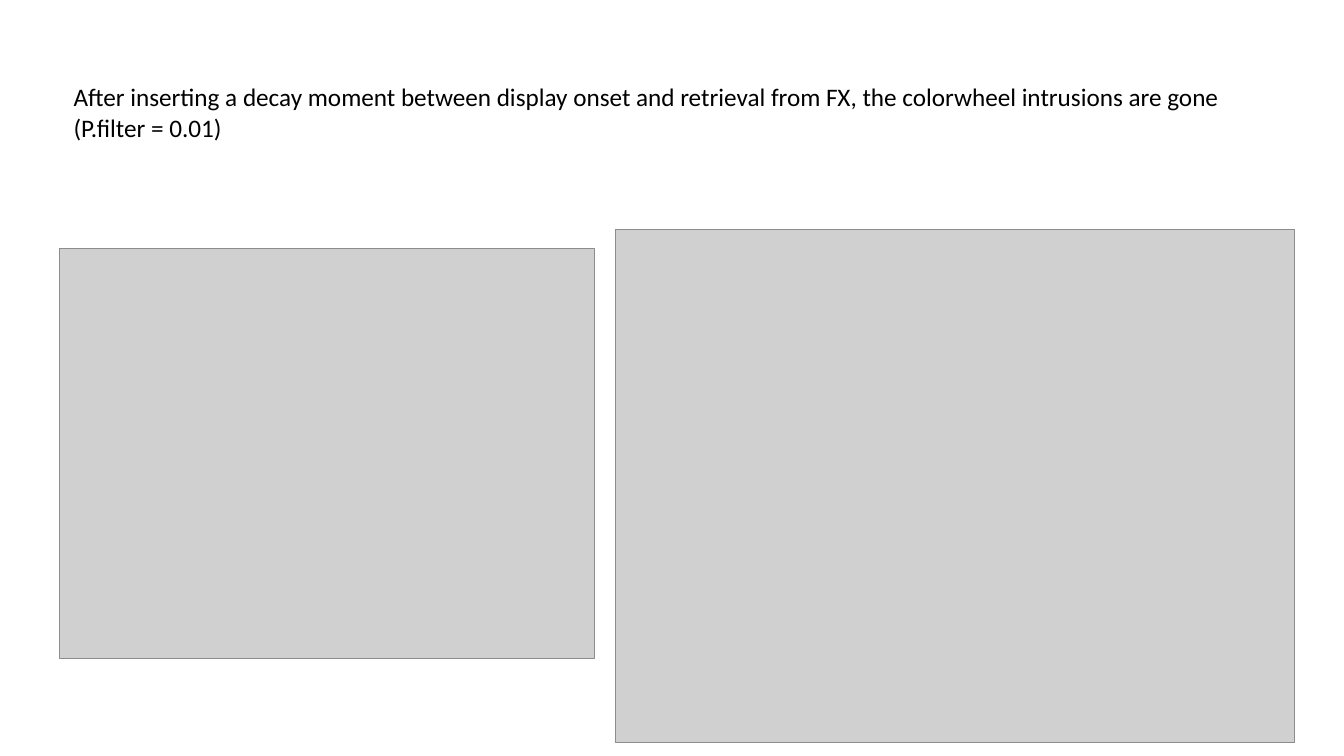
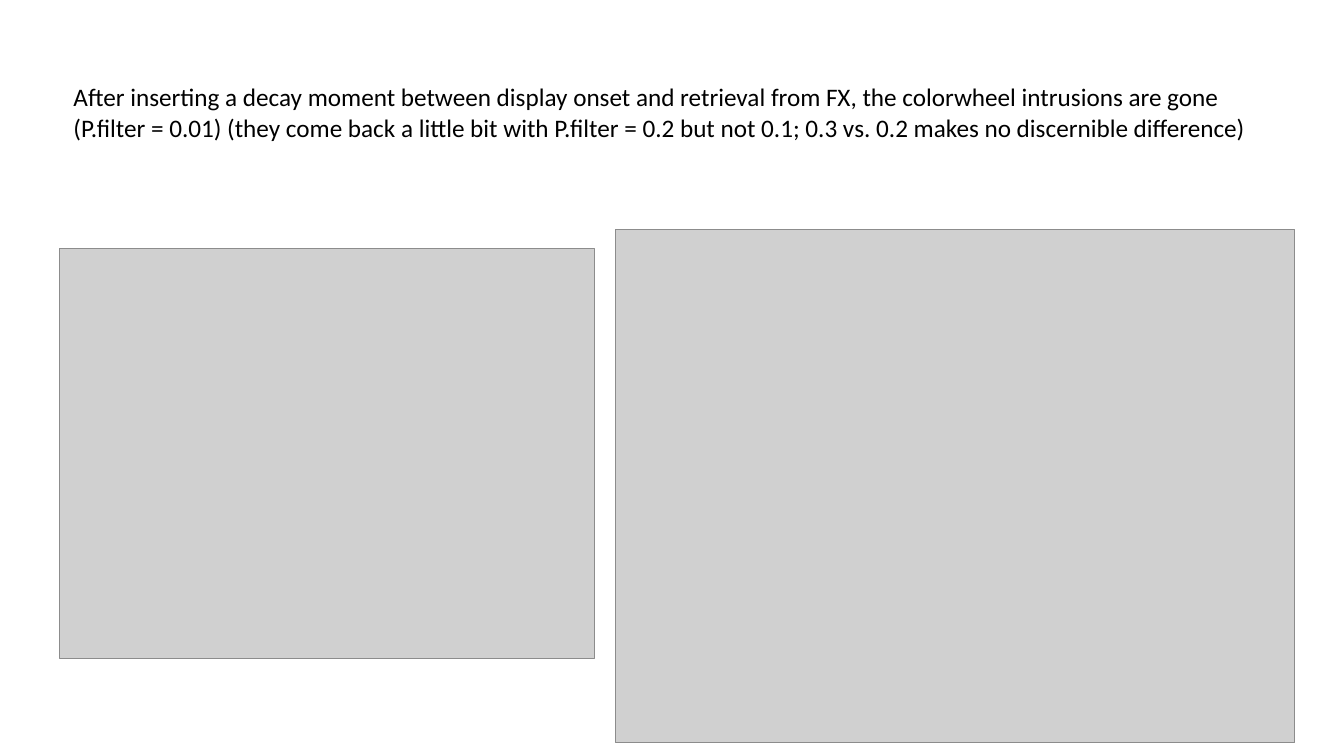
Before and after one commit to oberauer/IM.Simulation, a slide deck: slide 80 of IMSim.Mediated.Results.pptx. Drawn at 1344x756 pixels with LibreOffice and Linux fonts; fonts in the diff are those of the drawing; grey boxes stand for pictures. Boxes give left, top, right and bottom in pixels: in the first picture for what was removed or moved away, otherwise in the second. Text is boxed around its words. In the diff, an @@ line names an element or a change of style, - is before the commit and + after.

Commit message:
Adapted filter parameter
Set P.filter to 0.2 to balance wheel intrusions (very few, but noticeable) and probe interference (strong but not absurdly strong).
Fixed error in Reloading RT
Updated Results PP

```diff
--- a/IMSim.Mediated.Results.pptx
+++ b/IMSim.Mediated.Results.pptx
@@ text at (73, 118, 1245, 141): text changed @@
-(P.filter = 0.01)
+(P.filter = 0.01) (they come back a little bit with P.filter = 0.2 but not 0.1; 0.3 vs. 0.2 makes no discernible difference)
```
Also in this commit, not shown: 1 other slide changed, 1 slide added, 4 other files.
